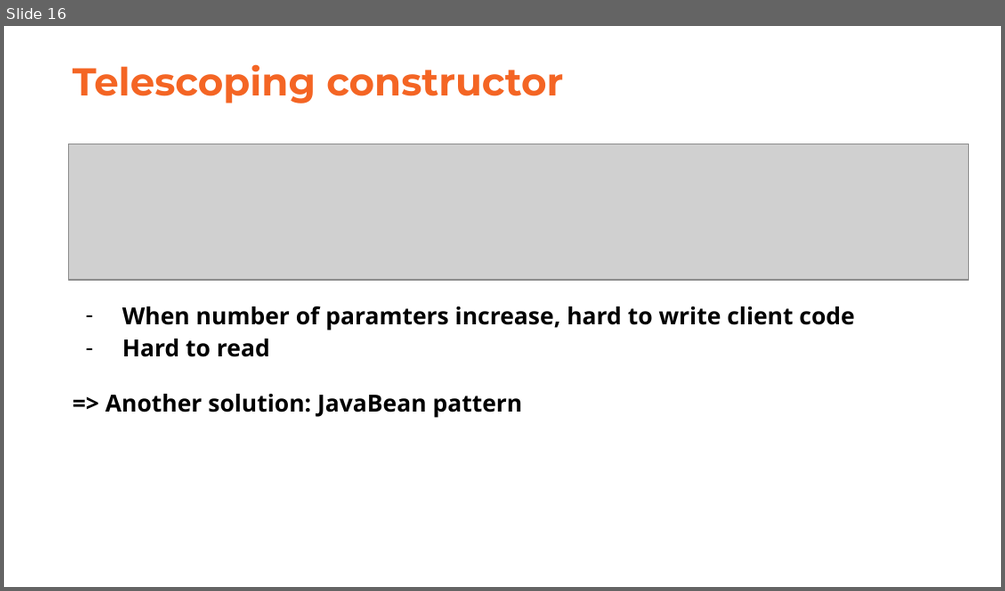
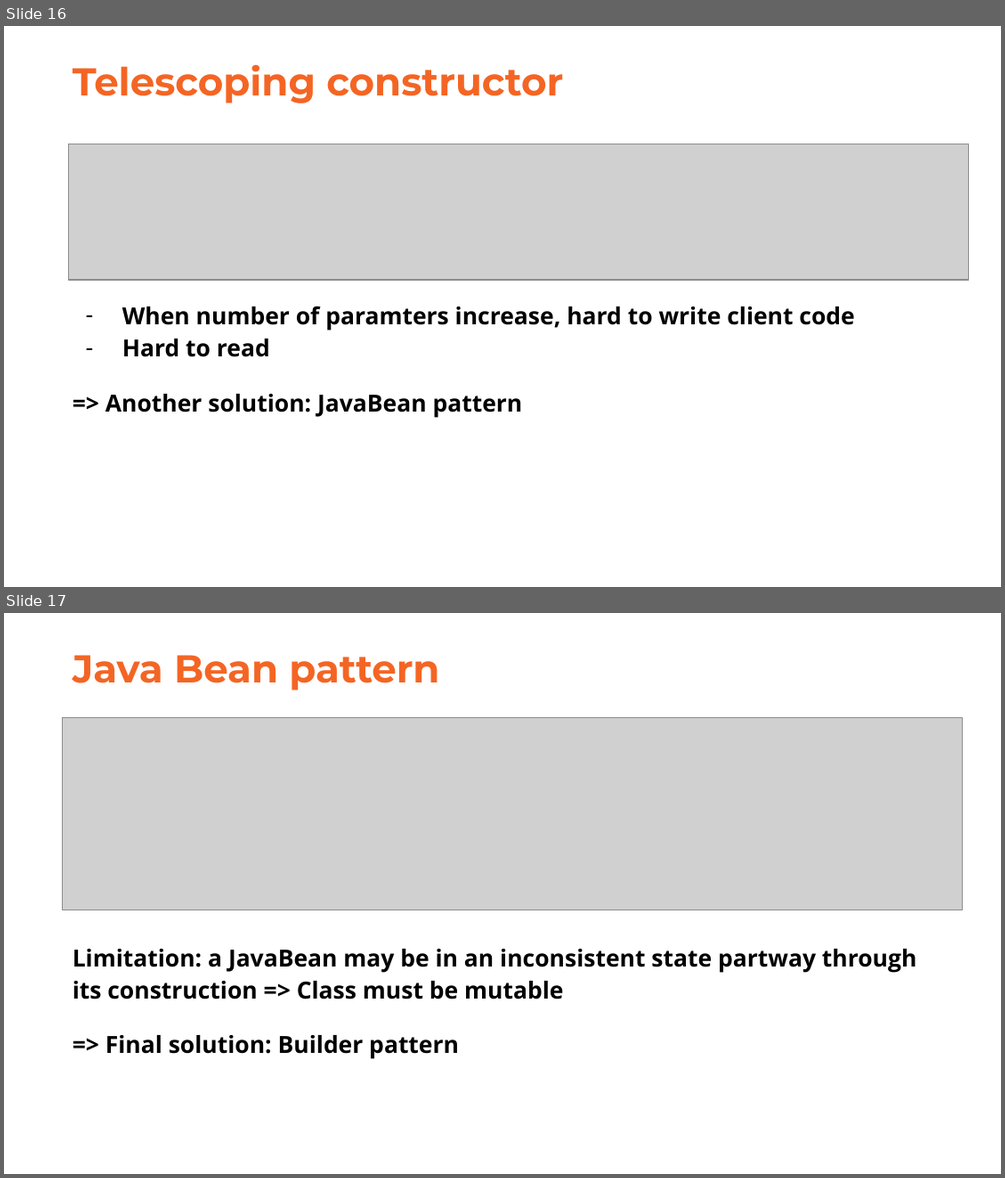
Before and after one commit to hieunguyenbbr1501/presentation, a slide deck: Java best practice.pptx. Shown one above the other, each under a label of ours: slide 16 before the commit, slides 16 and 17 after it. The pictures are 1005x591 and 1005x1178 pixels, drawn with LibreOffice and Linux fonts; fonts in the diff are those of the drawing; grey boxes stand for pictures. Boxes give left, top, right and bottom in pixels: in the first picture for what was removed or moved away, otherwise in the second. Text is boxed around its words. In the diff, an @@ line names an element or a change of style, - is before the commit and + after.

```diff
--- a/Java best practice.pptx
+++ b/Java best practice.pptx
@@ slide 17 added at [4, 613, 1001, 1174], background #FFFFFF @@
@@ title added at [73, 655, 439, 690], 28 pt, text #F46524, bold @@
+Java Bean pattern
@@ picture added at [63, 718, 963, 910] @@
@@ title added at [73, 949, 917, 1059], 17 pt, text #000000, bold @@
+Limitation: a JavaBean may be in an inconsistent state partway through its construction => Class must be mutable
+=> Final solution: Builder pattern
```
Also in this commit, not shown: 1 other slide added, 2 other files.
